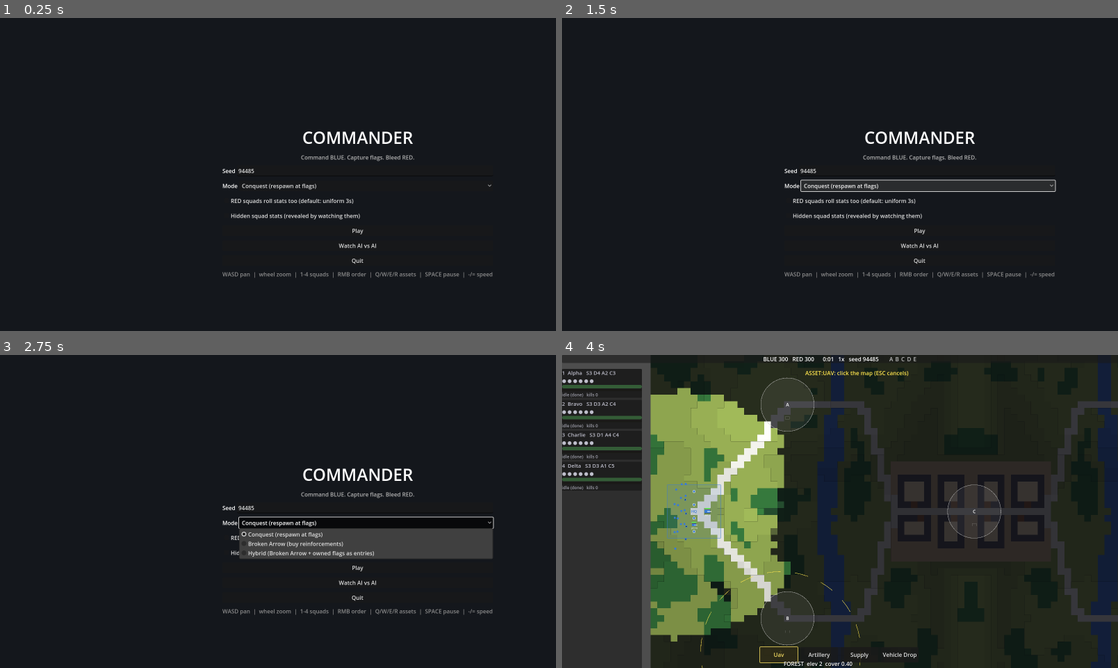
Above: before the commit, frames 1-4 (two rows, left to right).
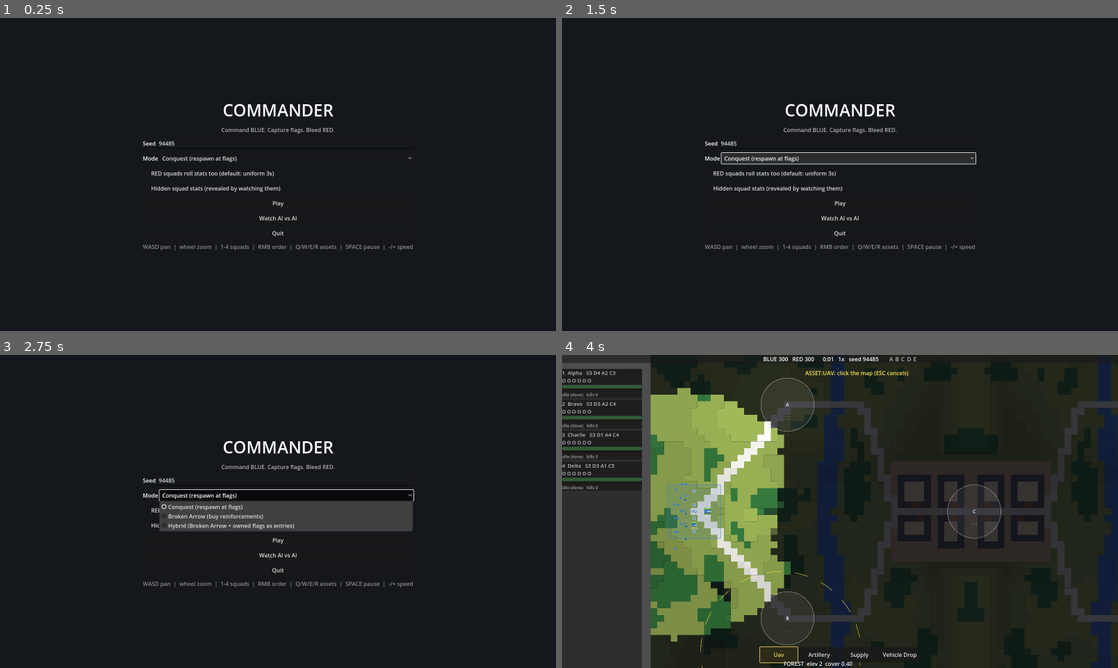
Above: after the commit, the same moments.

Repository: phd1992/bf2-commander
Game: Godot game, scene res://scenes/main.tscn
Two runs of this game, one before a commit and one after it. Both use one fixed random seed, a clock stepped at 60 frames per second and the inputs below.
Inputs:
- Up to frame 1 (0.25 s): no input
- Up to frame 2 (1.5 s): click "Conquest (respawn at flags)" at 0.5 s; click "Conquest (respawn at flags)" at 1.25 s
- Up to frame 3 (2.75 s): click "Conquest (respawn at flags)" at 2 s
- Up to frame 4 (4 s): click "Play" at 2.75 s; click "Uav" at 3.5 s

The runs differ from the first frame. In frame 1, 3.0% of the frame differs, in the area x 25-89%, y 27-84%; in frame 2, 3.6%; in frame 3, 10%; in frame 4, 0.2%.

Commit message:
Web export preset, GitHub Pages workflow, browser fixes
Web export preset (GL Compatibility, no threads, so any static host works),
GitHub Actions workflow that runs the tests, exports and deploys to Pages,
README/PROGRESS instructions. Menu box centred, Quit hidden on the web,
ASCII member dots for the web fallback font.

Co-Authored-By: Claude Fable 5.1 <noreply@anthropic.com>
Claude-Session: https://claude.ai/code/session_01CWssav9aYDVYeDeoHepcq3

Diff:
--- a/ui/hud.gd
+++ b/ui/hud.gd
@@ -222,7 +222,8 @@
 		c["title"].text = "%d  %s   %s" % [i + 1, s.name, s.hidden_stats_text() if w.hidden_stats else s.stats_text()]
 		var dots := ""
 		for m in s.members:
-			dots += "●" if m.is_alive() else "○"
+			# ASCII on purpose: the web build's fallback font has no dot glyphs
+			dots += "O" if m.is_alive() else "x"
 			dots += " "
 		c["dots"].text = dots + ("  [%s]" % s.vehicle.vtype if s.vehicle != null and s.is_mounted() else "")
 		c["hp"].value = s.avg_hp()
--- a/ui/main_menu.gd
+++ b/ui/main_menu.gd
@@ -17,8 +17,9 @@
 
 	var box := VBoxContainer.new()
 	box.set_anchors_preset(Control.PRESET_CENTER)
-	box.custom_minimum_size = Vector2(320, 0)
-	box.position = Vector2(-160, -140)
+	box.grow_horizontal = Control.GROW_DIRECTION_BOTH
+	box.grow_vertical = Control.GROW_DIRECTION_BOTH
+	box.custom_minimum_size = Vector2(520, 0)
 	box.add_theme_constant_override("separation", 12)
 	add_child(box)
 
@@ -75,10 +76,11 @@
 	watch.pressed.connect(func(): play_requested.emit(_seed(), true, _mode_name(), _red_rolled.button_pressed, _hidden.button_pressed))
 	box.add_child(watch)
 
-	var quit := Button.new()
-	quit.text = "Quit"
-	quit.pressed.connect(func(): get_tree().quit())
-	box.add_child(quit)
+	if not OS.has_feature("web"):   # a browser tab cannot be quit from inside
+		var quit := Button.new()
+		quit.text = "Quit"
+		quit.pressed.connect(func(): get_tree().quit())
+		box.add_child(quit)
 
 	var help := Label.new()
 	help.text = "WASD pan  |  wheel zoom  |  1-4 squads  |  RMB order  |  Q/W/E/R assets  |  SPACE pause  |  -/= speed"
Not shown, added: export_presets.cfg
Not shown, added: .github/workflows/web.yml
Not shown, changed: .gitignore
Not shown, changed: PROGRESS.md
Not shown, changed: README.md
